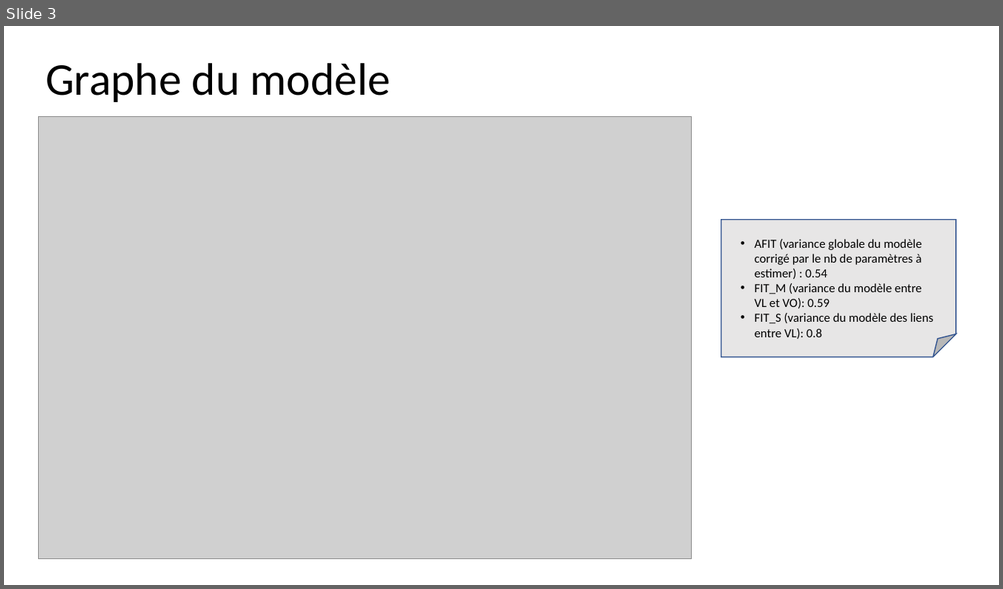
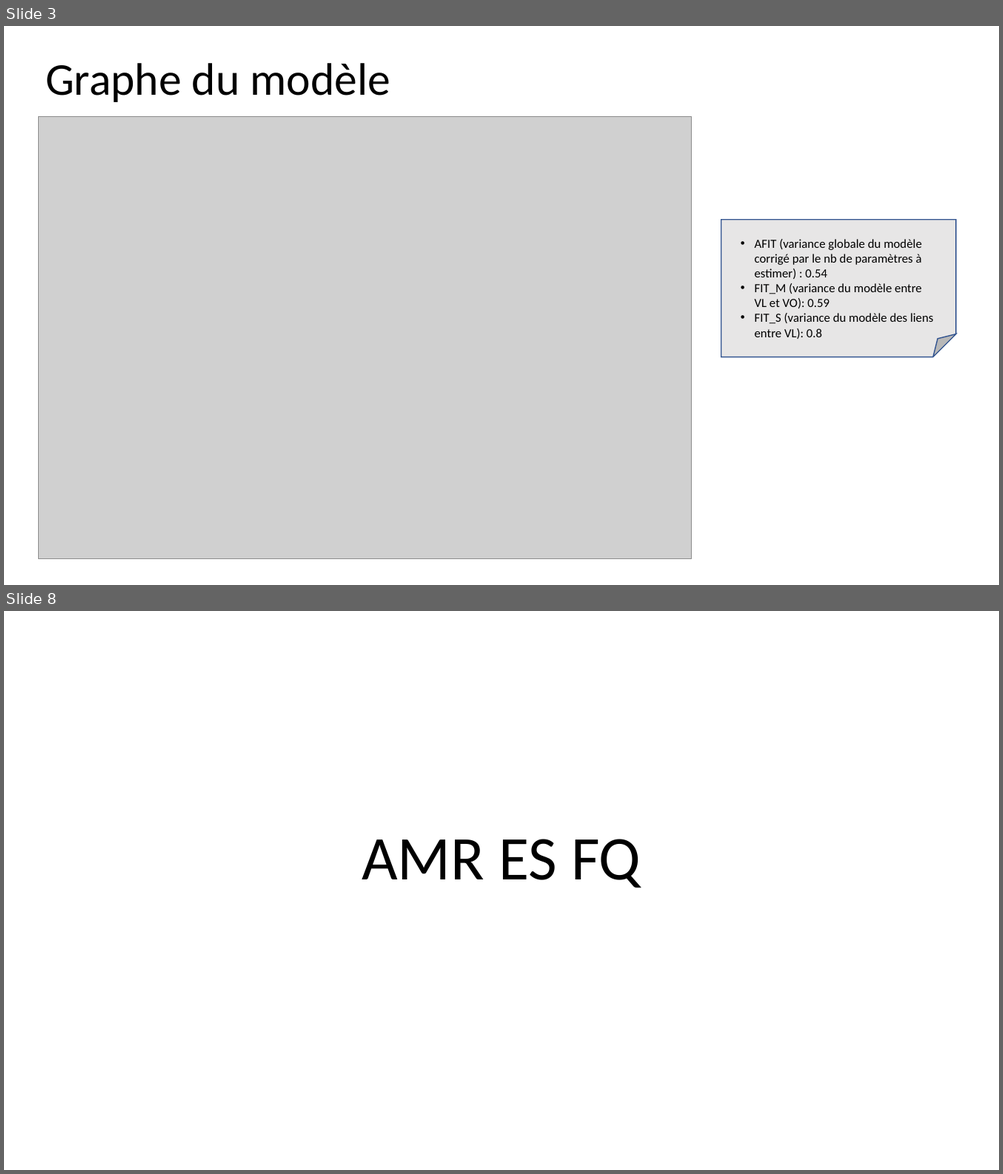
Before and after one commit to GMarTT/functional_study, a slide deck: présentation powerpoint/Présentation des résultats Claire.pptx. Shown one above the other, each under a label of ours: slide 3 before the commit, slides 3 and 8 after it; the slides between them are not shown. The pictures are 1003x589 and 1003x1174 pixels, drawn with LibreOffice and Linux fonts; fonts in the diff are those of the drawing; grey boxes stand for pictures. Boxes give left, top, right and bottom in pixels: in the first picture for what was removed or moved away, otherwise in the second. Text is boxed around its words. In the diff, an @@ line names an element or a change of style, - is before the commit and + after.

```diff
--- a/présentation powerpoint/Présentation des résultats Claire.pptx
+++ b/présentation powerpoint/Présentation des résultats Claire.pptx
@@ slide 8 added at (x1=4, y1=611, x2=999, y2=1170), background #FFFFFF @@
@@ title added at (x1=361, y1=839, x2=640, y2=888), 60 pt, text #000000 @@
+AMR ES FQ
```
Also in this commit, not shown: 15 other slides added, 1 slide removed, 1 other file.
